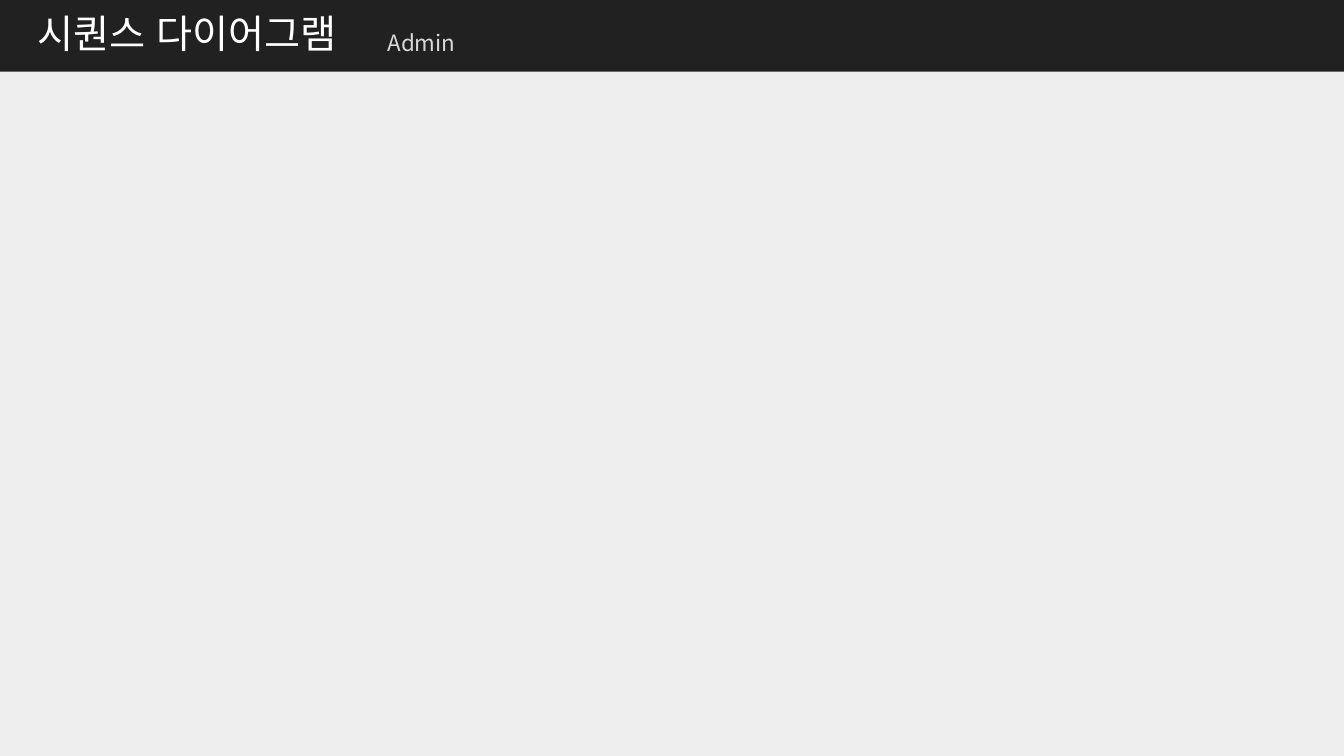
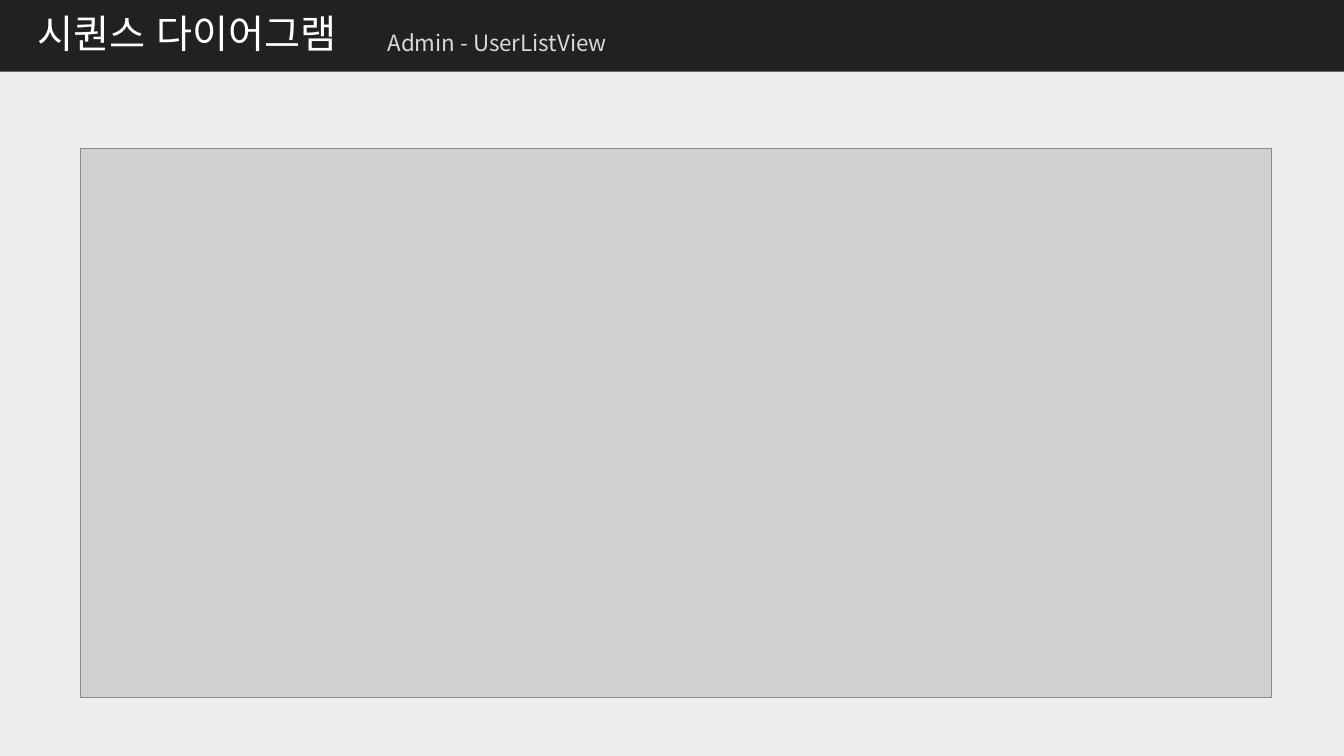
Before and after one commit to me0768/KHFinalProject, a slide deck: slide 40 of 보고서/클래스설계서_Final_Project.pptx (slide 38 before the commit). Drawn at 1344x756 pixels with LibreOffice and Linux fonts; fonts in the diff are those of the drawing; grey boxes stand for pictures. Boxes give left, top, right and bottom in pixels: in the first picture for what was removed or moved away, otherwise in the second. Text is boxed around its words. In the diff, an @@ line names an element or a change of style, - is before the commit and + after.

```diff
--- a/보고서/클래스설계서_Final_Project.pptx
+++ b/보고서/클래스설계서_Final_Project.pptx
@@ text at (388,33,607,52): text changed @@
-Admin
+Admin - UserListView
@@ picture added at (81,148,1271,699) @@
```
Also in this commit, not shown: 14 other slides changed, 6 slides added, 16 other files.
